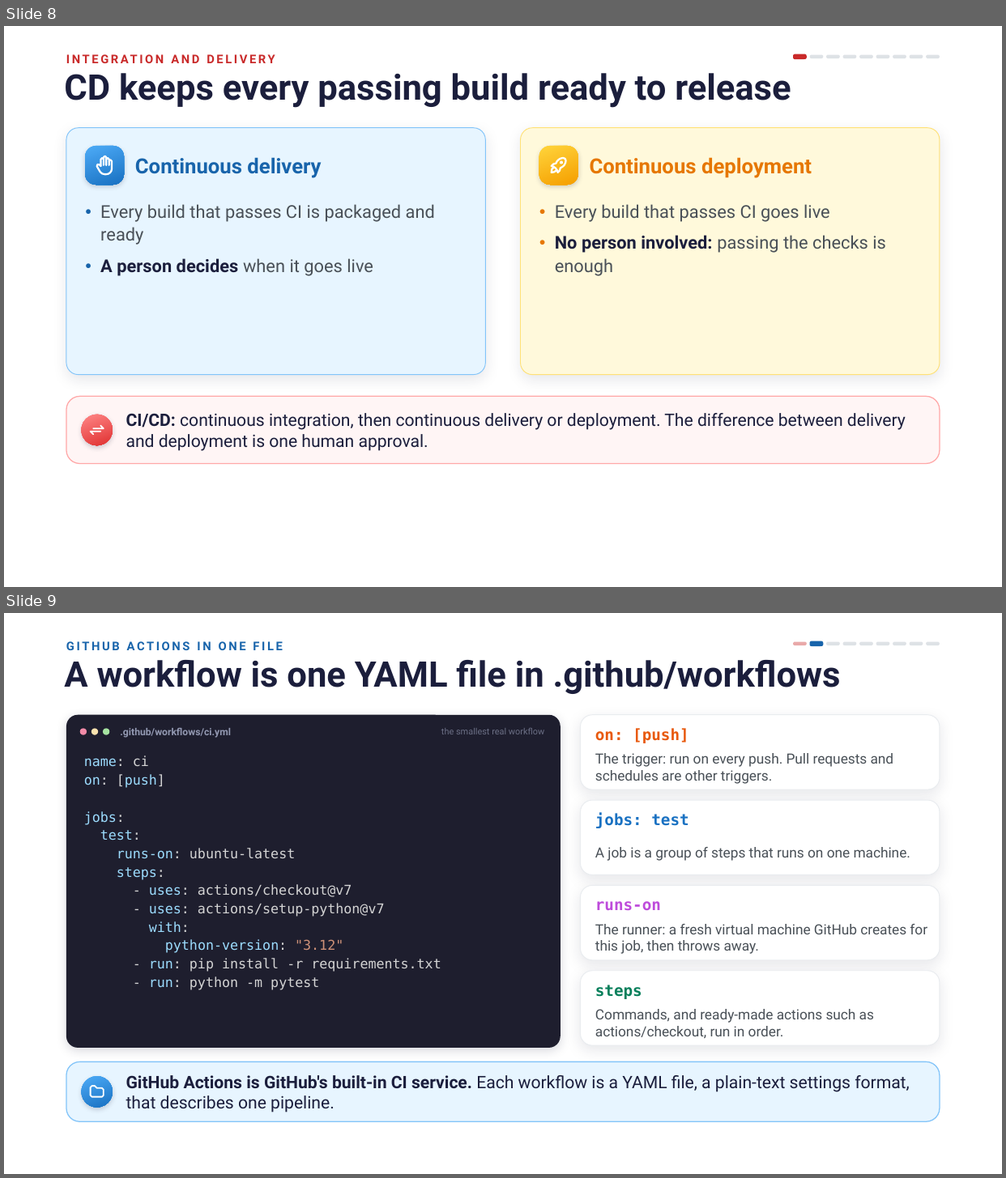
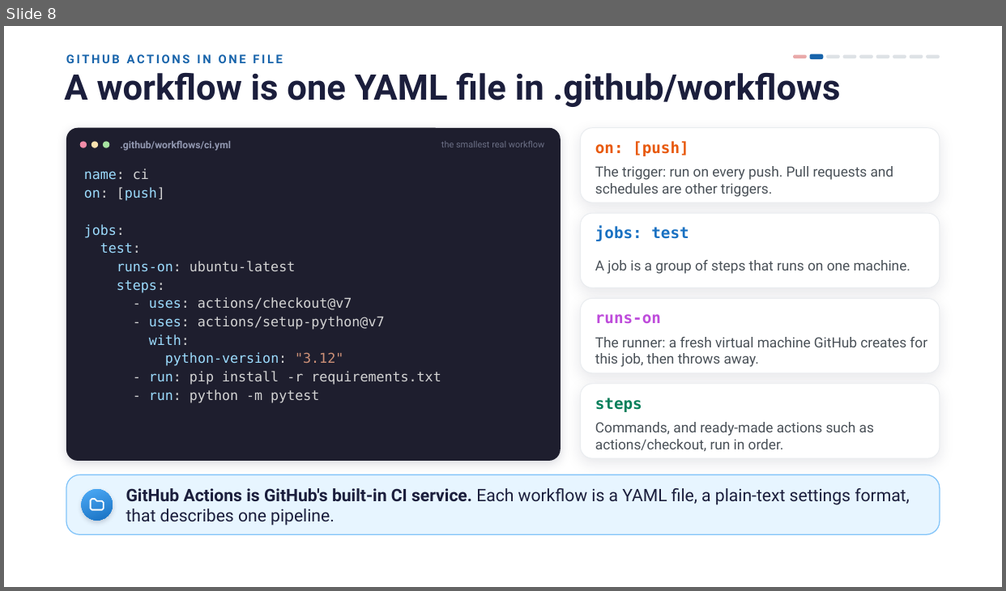
Before and after one commit to danielcregg/ai-assisted-programming, a slide deck: lectures-and-labs/week10/cicd-lecture.pptx. Shown one above the other, each under a label of ours: slides 8 and 9 before the commit, slide 8 after it. The pictures are 1006x1178 and 1006x591 pixels, drawn with LibreOffice and Linux fonts; fonts in the diff are those of the drawing; background and template pictures are left out. Boxes give left, top, right and bottom in pixels: in the first picture for what was removed or moved away, otherwise in the second. Text is boxed around its words. In the diff, an @@ line names an element or a change of style, - is before the commit and + after.

```diff
--- a/lectures-and-labs/week10/cicd-lecture.pptx
+++ b/lectures-and-labs/week10/cicd-lecture.pptx
@@ slide 8 removed at [4,26,1002,587], background picture (left out) @@
@@ title removed at [64,73,791,108] @@
-CD keeps every passing build ready to release
@@ text removed at [66,50,742,68] @@
-INTEGRATION AND DELIVERY
@@ rounded rectangle removed at [793,54,807,60] @@
@@ rounded rectangle removed at [809,55,823,59] @@
@@ rounded rectangle removed at [827,55,840,59] @@
@@ rounded rectangle removed at [843,55,857,59] @@
@@ rounded rectangle removed at [859,55,873,59] @@
@@ rounded rectangle removed at [876,55,889,59] @@
@@ rounded rectangle removed at [893,55,906,59] @@
@@ rounded rectangle removed at [910,55,923,59] @@
@@ rounded rectangle removed at [927,55,940,59] @@
@@ rounded rectangle removed at [66,128,485,375] @@
@@ rounded rectangle removed at [85,146,124,185] @@
@@ rounded rectangle removed at [521,128,940,375] @@
@@ rounded rectangle removed at [539,146,578,185] @@
@@ freeform shape removed at [94,155,116,177] @@
@@ text removed at [135,157,321,178] @@
-Continuous delivery
@@ freeform shape removed at [548,155,569,177] @@
@@ text removed at [590,157,812,178] @@
-Continuous deployment
@@ text removed at [100,204,435,276] @@
-● Every build that passes CI is packaged and ready
-● A person decides when it goes live
@@ text removed at [555,204,886,276] @@
-● Every build that passes CI goes live
-● No person involved: passing the checks is enough
@@ rounded rectangle removed at [66,396,940,464] @@
@@ text removed at [126,413,906,451] @@
-CI/CD: continuous integration, then continuous delivery or deployment. The difference between delivery and deployment is one human approval.
@@ ellipse removed at [81,415,113,446] @@
@@ freeform shape removed at [88,421,105,438] @@
@@ what was slide 9 is now slide 8 @@
```
Also in this commit, not shown: 3 slides changed.
